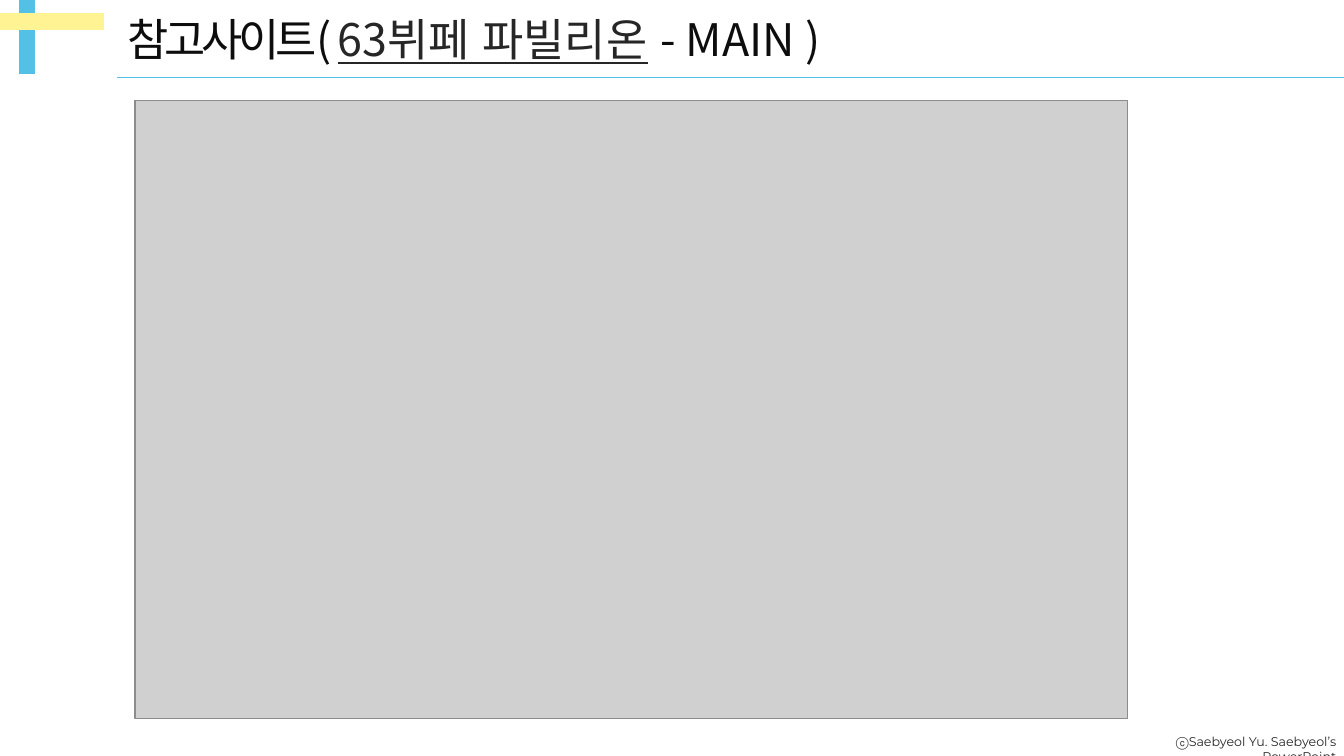
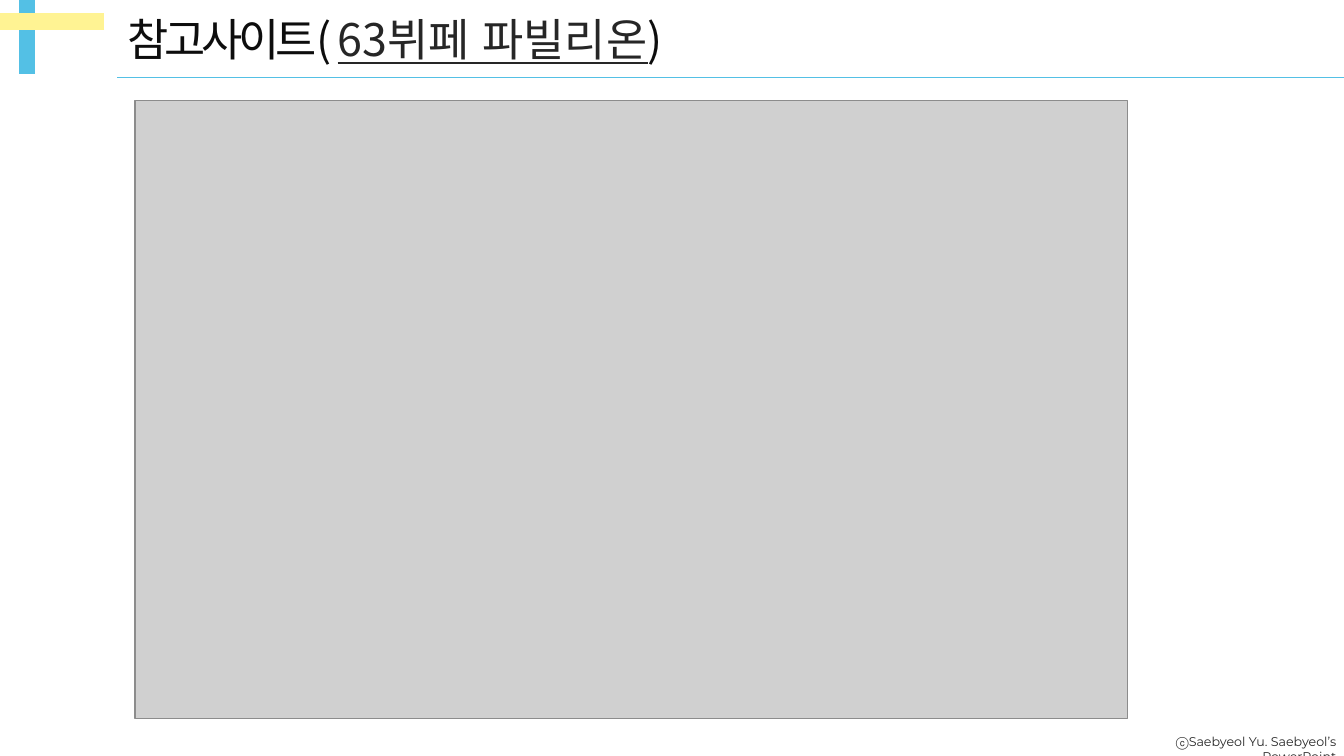
Before and after one commit to 63building/restaurant, a slide deck: slide 16 of 레스토랑 예약 프로젝트 발표 최종본.pptx. Drawn at 1344x756 pixels with LibreOffice and Linux fonts; fonts in the diff are those of the drawing; grey boxes stand for pictures. Boxes give left, top, right and bottom in pixels: in the first picture for what was removed or moved away, otherwise in the second. Text is boxed around its words. In the diff, an @@ line names an element or a change of style, - is before the commit and + after.

```diff
--- a/레스토랑 예약 프로젝트 발표 최종본.pptx
+++ b/레스토랑 예약 프로젝트 발표 최종본.pptx
@@ text at (127, 18, 662, 65): text changed; text colour #0D0D0D to #262626 @@
-참고사이트( 63뷔페 파빌리온 - MAIN )
+참고사이트( 63뷔페 파빌리온)
```
Also in this commit, not shown: 5 other slides changed, 1 other file.
